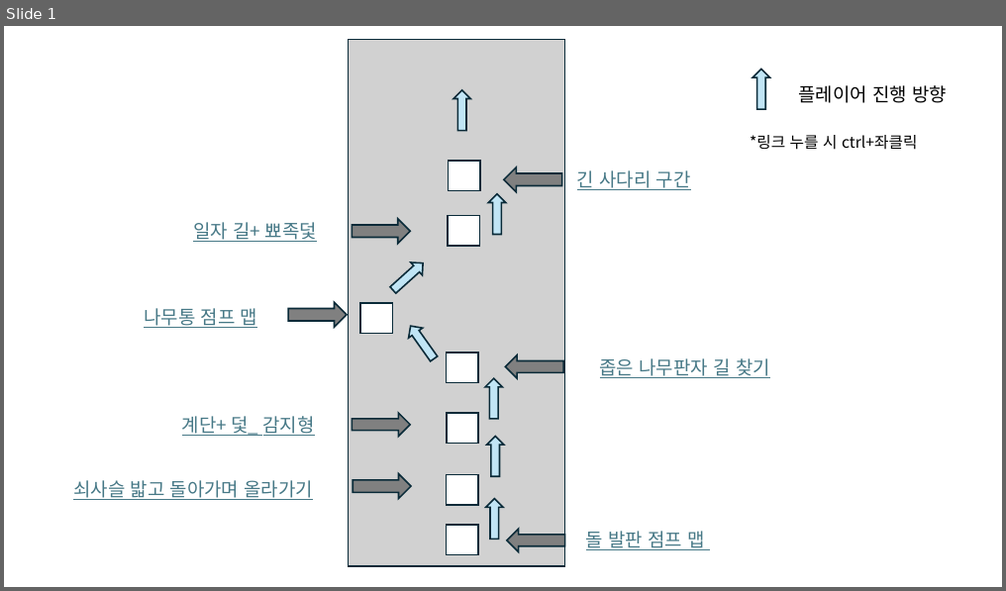
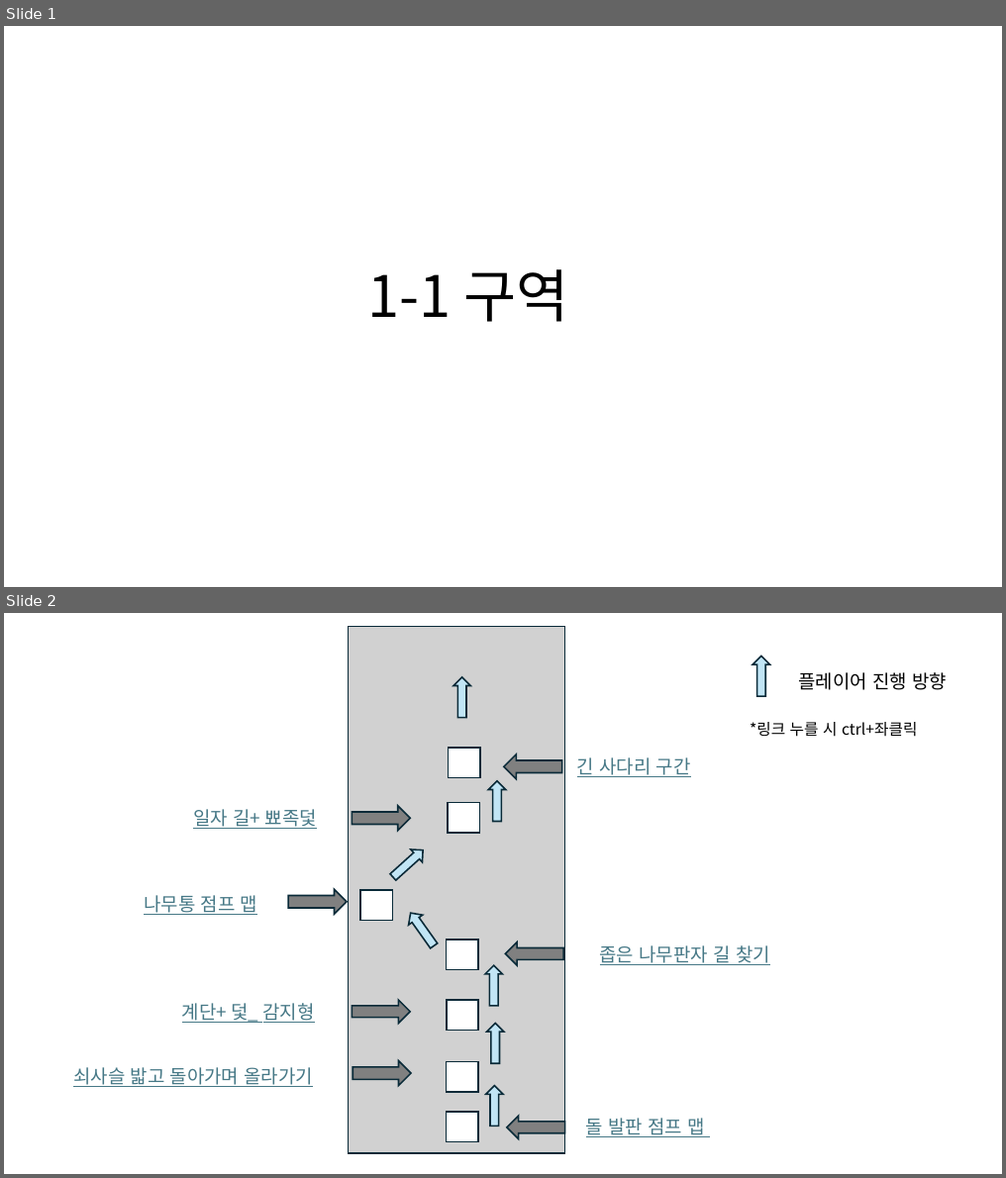
Before and after one commit to Taehyeon88/Team7_SupperUp, a slide deck: 레벨 디자인 기획서/Supper Up 레벨 만들기.pptx. Shown one above the other, each under a label of ours: slide 1 before the commit, slides 1 and 2 after it. The pictures are 1006x591 and 1006x1178 pixels, drawn with LibreOffice and Linux fonts; fonts in the diff are those of the drawing. Boxes give left, top, right and bottom in pixels: in the first picture for what was removed or moved away, otherwise in the second. Text is boxed around its words. In the diff, an @@ line names an element or a change of style, - is before the commit and + after.

Commit message:
[feat] 1-2구역 기획 완료

```diff
--- a/레벨 디자인 기획서/Supper Up 레벨 만들기.pptx
+++ b/레벨 디자인 기획서/Supper Up 레벨 만들기.pptx
@@ slide 1 added at bbox=[4, 26, 1002, 587], background #FFFFFF @@
@@ text added at bbox=[368, 270, 569, 322], 55 pt, text #000000 @@
+1-1 구역
@@ what was slide 1 is now slide 2 @@
```
Also in this commit, not shown: 1 slide changed, 10 other slides added.
